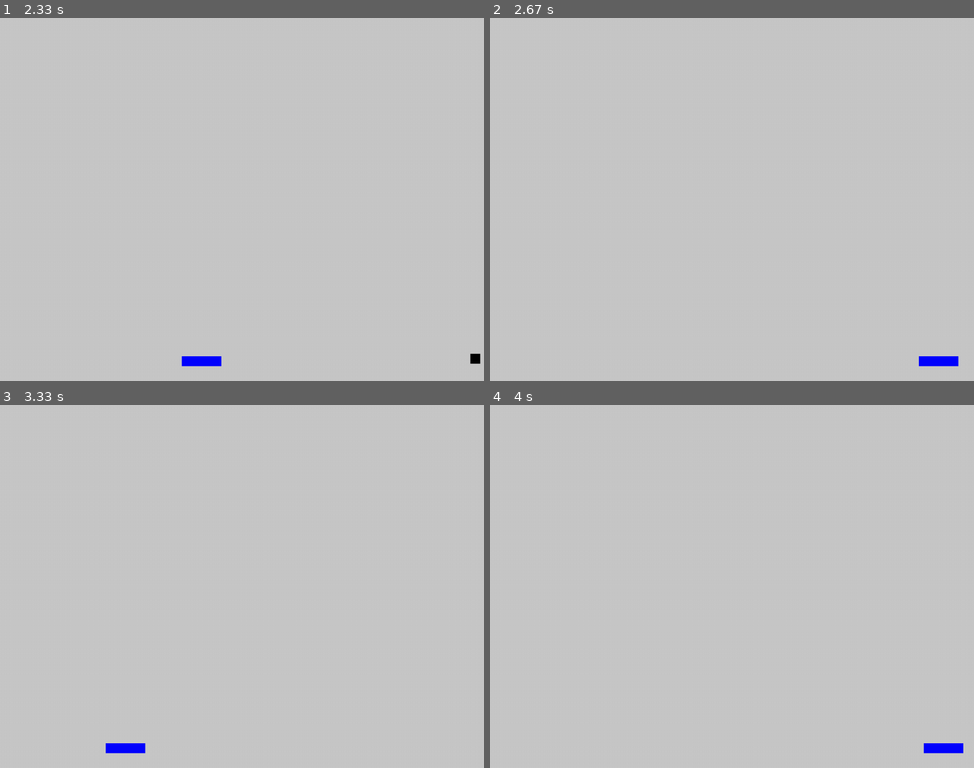
Above: before the commit, frames 1-4 (two rows, left to right).
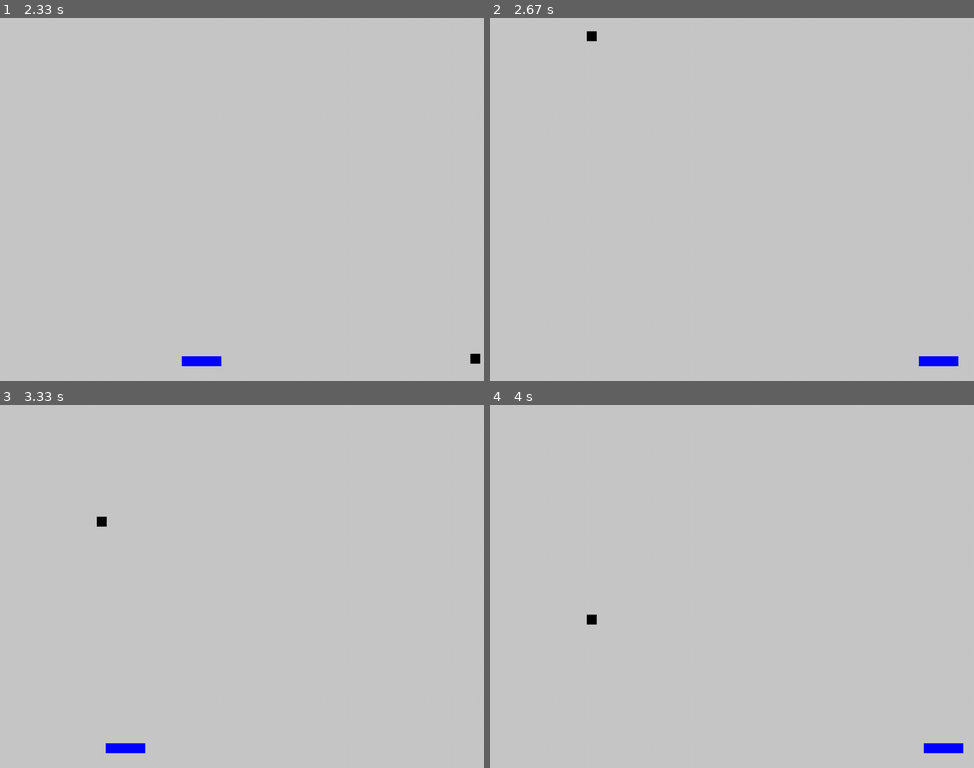
Above: after the commit, the same moments.

Repository: ScriptsDahora/exemplos-pygame
Game: pygame game, started from Caindo/caindo.py
Two runs of this game, one before a commit and one after it. Both use one fixed random seed, a clock stepped at 60 frames per second and the inputs below.
Inputs (mouse positions are in pixels of both pictures, inside the frame that each line leads up to):
- Up to frame 1 (2.33 s): click (251, 192) at 0.38 s; click (300, 275) at 0.72 s; click (435, 322) at 1.05 s; click (135, 116) at 1.38 s; click (251, 235) at 1.72 s; click (183, 112) at 2.05 s
- Up to frame 2 (2.67 s): click (920, 290) at 2.38 s
- Up to frame 3 (3.33 s): click (87, 615) at 2.72 s; click (106, 503) at 3.05 s
- Up to frame 4 (4 s): click (625, 644) at 3.38 s; click (925, 666) at 3.72 s

Frame 1 is identical in both runs. In frame 2, less than 0.1% of the frame differs, in the area x 19-23%, y 3-7%; in frame 3, less than 0.1%; in frame 4, less than 0.1%.

Commit message:
Update caindo.py
professor, adicionei a parte que faltava, de verificar se a partícula saiu da tela, etc

Diff:
--- a/Caindo/caindo.py
+++ b/Caindo/caindo.py
@@ -97,6 +97,6 @@
 		veloc += 0.1
 
 	# Verifica se a partícula saiu da tela
-	# Falta implementar
-
+	if part_pos['y']>tela_tam['alt']:
+		part_tela=False #depois da pra implementar alguma coisa a mais, como diminuir a velocidade, etc...
 	pygame.display.flip()
